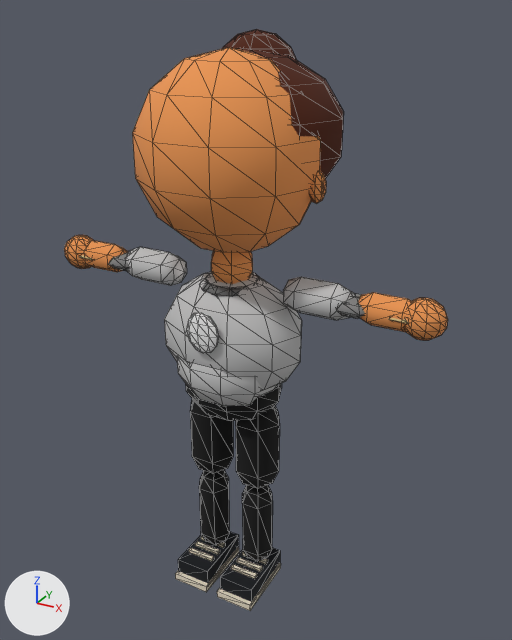
What one commit did to the glTF model public/v2/models/kid_peaches.glb.
Camera for both pictures: a 50 mm lens placed at (2.39, -4.0, 4.22), pointed at (0.09, 0.18, 2.13). The axes (+X, +Y, +Z) are drawn at lower left. The lights are the same throughout. The picture after the commit comes second. Mesh edges are drawn as thin lines. Objects named as collision shapes, trigger or cutter boxes, shadow casters or lower levels of detail are left out. Vertices at exactly the same position are counted once.

In view in the first picture: 'kid_peaches_LOD0'.
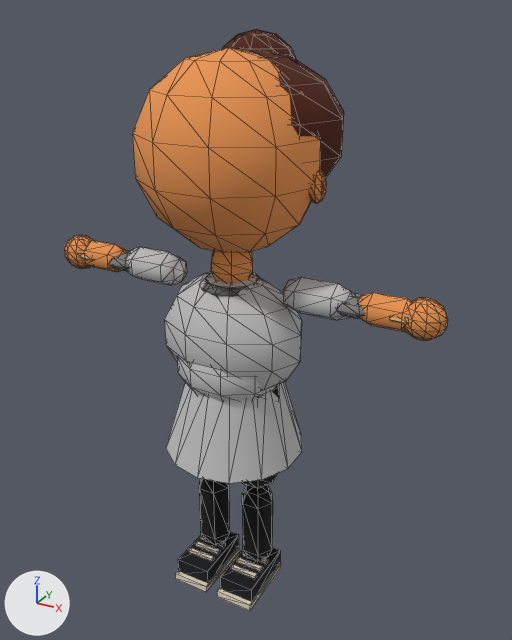
The change, as JSON lines over the scene's bpy script:
```json
{"block": "me_kid_peaches_lod0", "where": "# used by ob_kid_peaches_lod0; location = (0.0, 0.0, 0.0)"}
{"op": "remove", "block": "me_kid_peaches_lod0", "code": "me_kid_peaches_lod0.from_pydata(...)  # 1343 vertices, 2160 faces; spans x -1.51..1.51, y -0.57..0.72, z -0.06..4.09"}
{"op": "add", "block": "me_kid_peaches_lod0", "code": "me_kid_peaches_lod0.from_pydata(...)  # 1328 vertices, 2134 faces; spans x -1.51..1.51, y -0.57..0.72, z -0.06..4.09"}
{"block": "me_kid_peaches_lod0", "change": "me_kid_peaches_lod0 part 1: a new loose piece of 32 vertices spanning x -0.52..0.52, y -0.53..0.53, z 1.15..1.85, in mat_m_uniform"}
{"block": "me_kid_peaches_lod0", "change": "me_kid_peaches_lod0 part 2: the loose piece of 51 vertices spanning x -0.13..0.12, y -0.43..-0.37, z 2.08..2.38 is deleted"}
{"block": "me_kid_peaches_lod0", "change": "other edits to the shape of me_kid_peaches_lod0 do not show in these pictures"}
```

Boxes (x1, y1, x2, y2) around the edits, measured in the pictures (512 x 640 px):
```json
{"part": 1, "of": "me_kid_peaches_lod0", "change": "added", "after": [166, 382, 302, 483]}
{"part": 2, "of": "me_kid_peaches_lod0", "change": "deleted", "before": [186, 313, 219, 353]}
```
